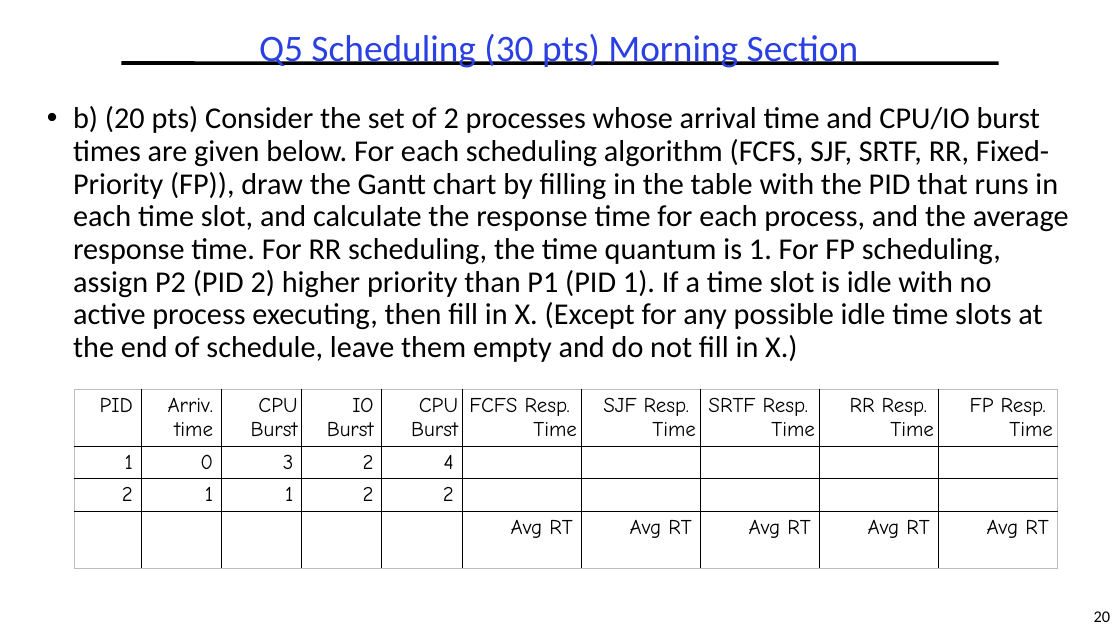
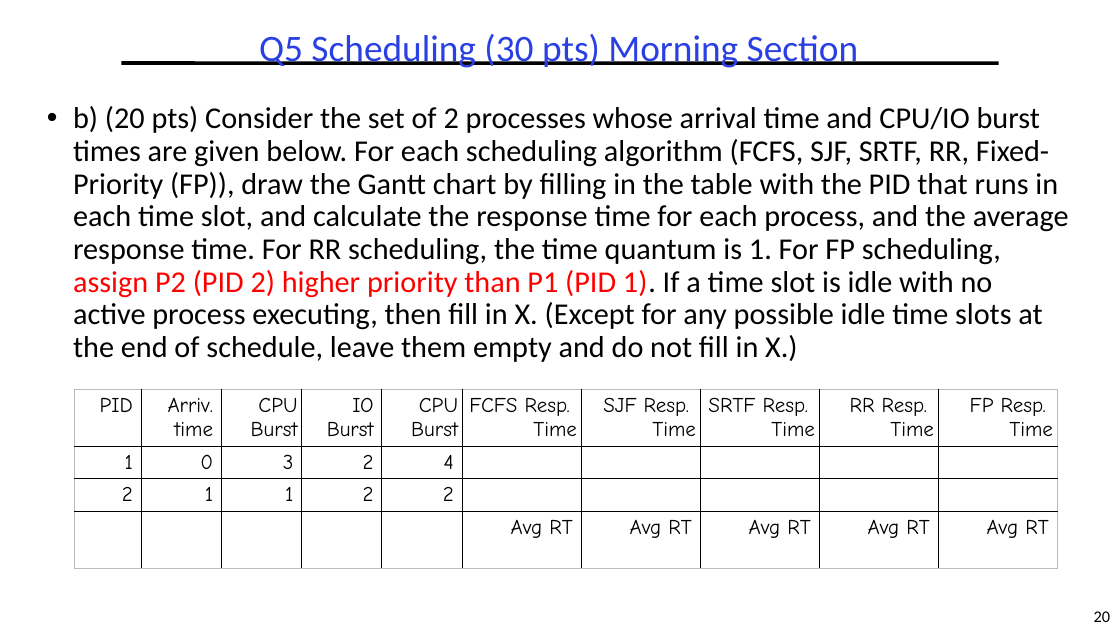
Before and after one commit to guhofstra/CSC256Fa25, a slide deck: slide 20 of PPTs/Exam/OS MidtermExam ANS Sp2025.pptx. Drawn at 1120x630 pixels with LibreOffice and Linux fonts; fonts in the diff are those of the drawing. Boxes give left, top, right and bottom in pixels: in the first picture for what was removed or moved away, otherwise in the second. Text is boxed around its words. In the diff, an @@ line names an element or a change of style, - is before the commit and + after.

```diff
--- a/PPTs/Exam/OS MidtermExam ANS Sp2025.pptx
+++ b/PPTs/Exam/OS MidtermExam ANS Sp2025.pptx
@@ text "b) (20 pts) Consider the ..." at <box>73,106,1069,362</box>: text colour #000000 to #FF0000 in "assign P2 (PID 2) higher priority than ..." @@
```
Also in this commit, not shown: 3 other slides changed, 2 other files.
